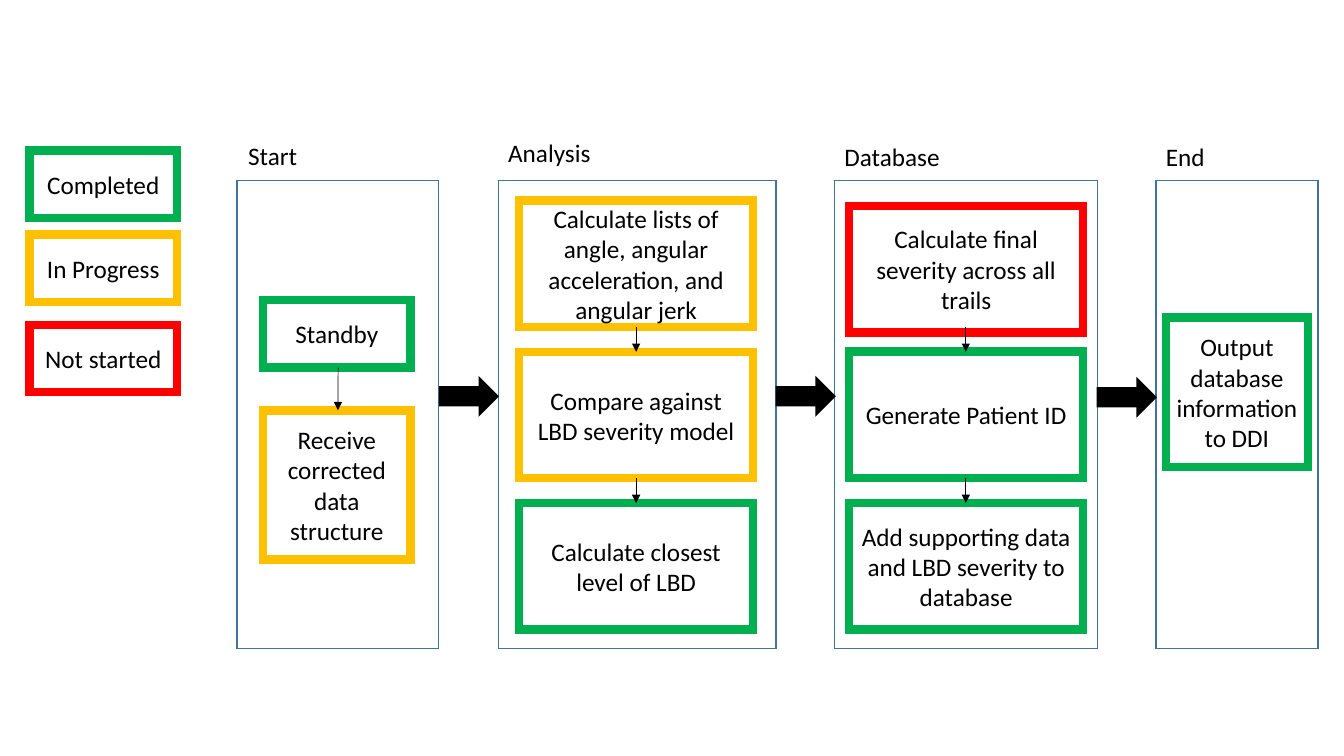
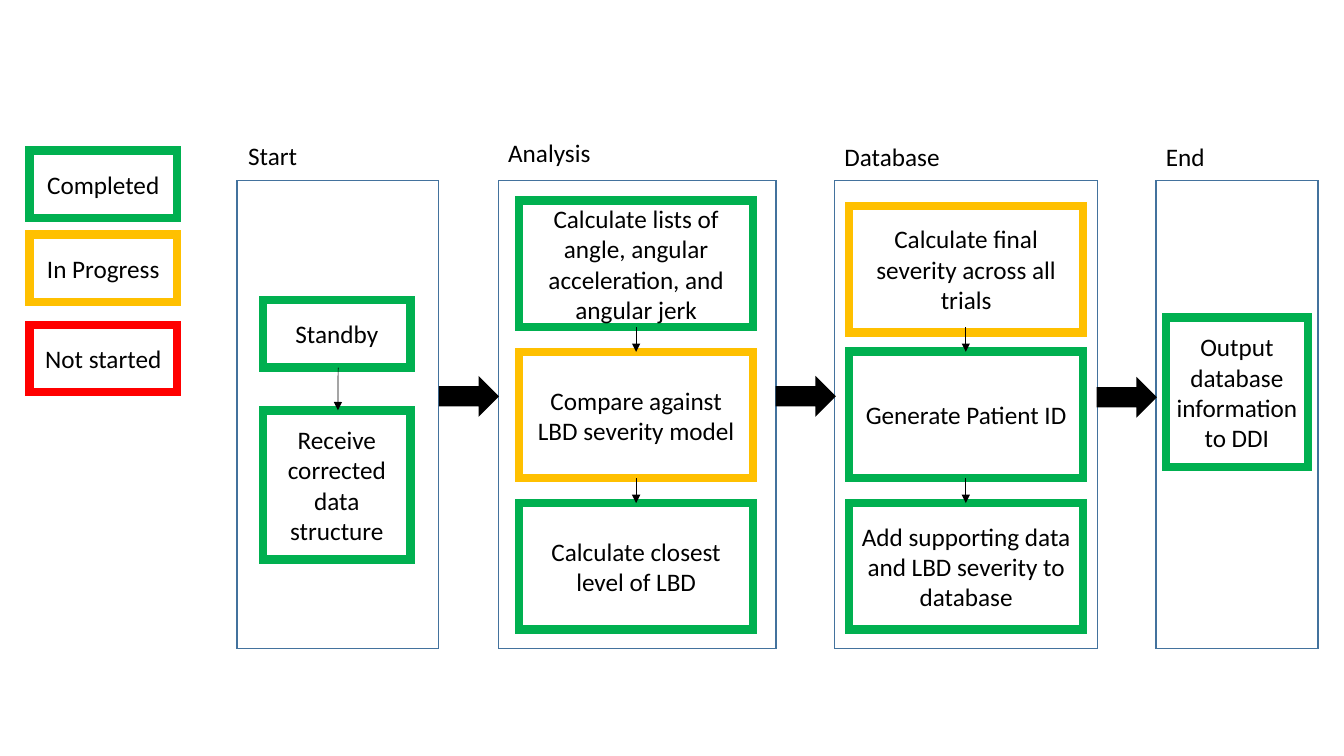
Before and after one commit to aliakbari-phd/Senior-Design-Team2, a slide deck: slide 2 of AlexDubois/Updated Flowcharts.pptx. Drawn at 1344x756 pixels with LibreOffice and Linux fonts; fonts in the diff are those of the drawing. Boxes give left, top, right and bottom in pixels: in the first picture for what was removed or moved away, otherwise in the second. Text is boxed around its words. In the diff, an @@ line names an element or a change of style, - is before the commit and + after.

```diff
--- a/AlexDubois/Updated Flowcharts.pptx
+++ b/AlexDubois/Updated Flowcharts.pptx
@@ rectangle "Calculate lists of angle, angular ..." at box(519, 201, 753, 327): outline #FFC000 6 pt to #00B050 6 pt @@
@@ rectangle "Calculate final severity across all ..." at box(849, 206, 1083, 332): outline #FF0000 6 pt to #FFC000 6 pt @@
@@ text in rectangle at box(876, 230, 1056, 310): text changed @@
-Calculate final severity across all trails
+Calculate final severity across all trials
@@ rectangle "Receive corrected data structure" at box(263, 410, 410, 560): outline #FFC000 6 pt to #00B050 6 pt @@
```
Also in this commit, not shown: 11 other files.
